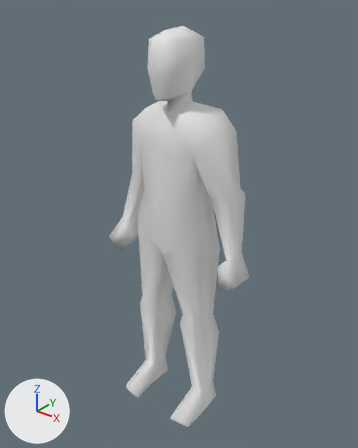
The Blender file Blender/male_low.blend: old version first, new version second.
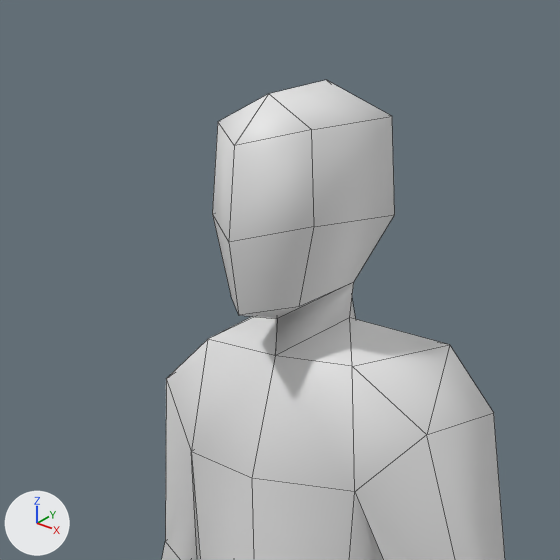
Old and new are each drawn whole from a camera (50 mm lens) standing at (1.386, -1.746, 2.125) and looking at (0.001, -0.015, 1.052) and again close up on the part from 22% to 72% of the width and 0% to 40% of the height. The axes (+X, +Y, +Z) are drawn at lower left. The lights are the same throughout. The close-ups show mesh edges as thin lines.

Objects in the first close-up: 'HumanLow'.
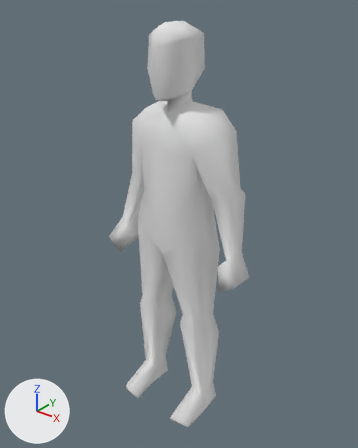
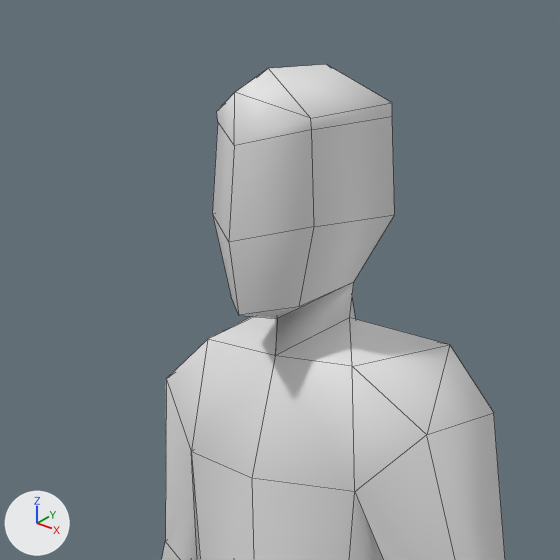
Pixel boxes [x1, y1, x2, y2] of what changed, in the close-ups (560 x 560 px):
'HumanLow', reshaped, modifiers changed
    before: [162, 80, 505, 560]
    after: [162, 64, 505, 560]
part 1 of me_cube, built on
    before: [218, 80, 391, 145]
    after: [217, 64, 392, 145]

Edits to the bpy script that builds the scene:
```text
Change me_cube:
    used by ob_humanlow; location = (0.0, 0.0, 0.0)
    remove me_cube.from_pydata(...)  # 125 vertices, 142 faces; spans x -0.4..0.4, y -0.25..0.14, z 0.0..1.97
    add me_cube.from_pydata(...)  # 131 vertices, 148 faces; spans x -0.4..0.4, y -0.25..0.14, z 0.0..1.99
    me_cube part 1
    2 vertices are removed from x 0.0, y -0.1..0.02, z 1.96..1.97
    6 faces are deleted
    8 vertices are added at x -0.08..0.08, y -0.17..0.1, z 1.93..1.99
    12 new faces join them
Change ob_humanlow:
    remove _m = ob_humanlow.modifiers.new('EdgeSplit', 'EDGE_SPLIT')
    remove _m.use_edge_angle = False
```
